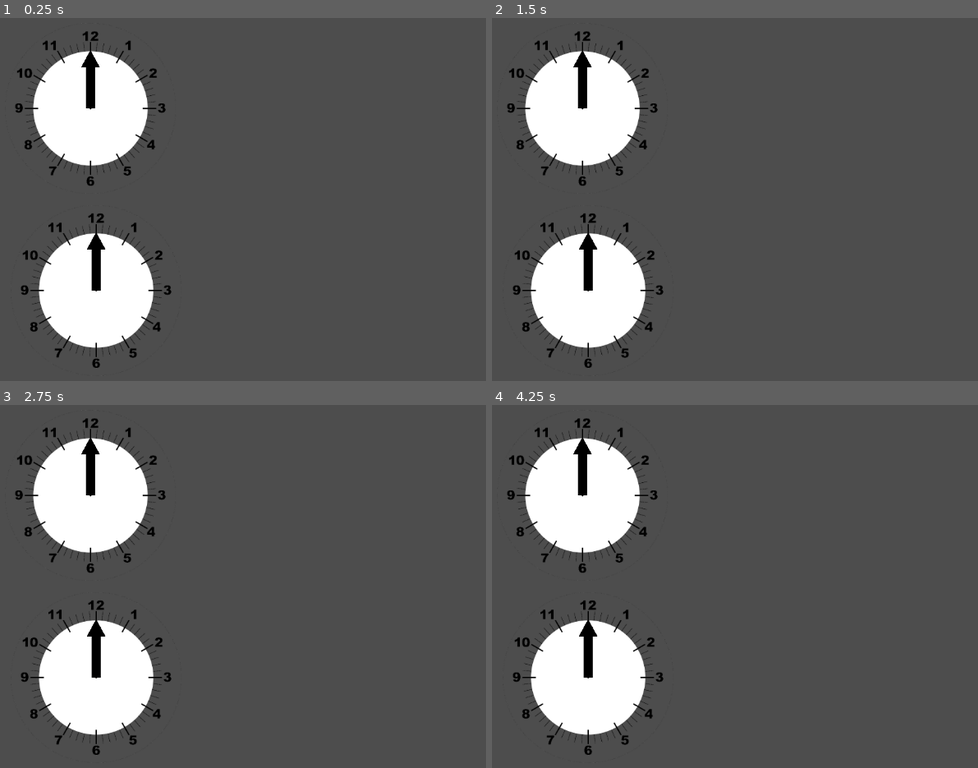
Above: before the commit, frames 1-4 (two rows, left to right).
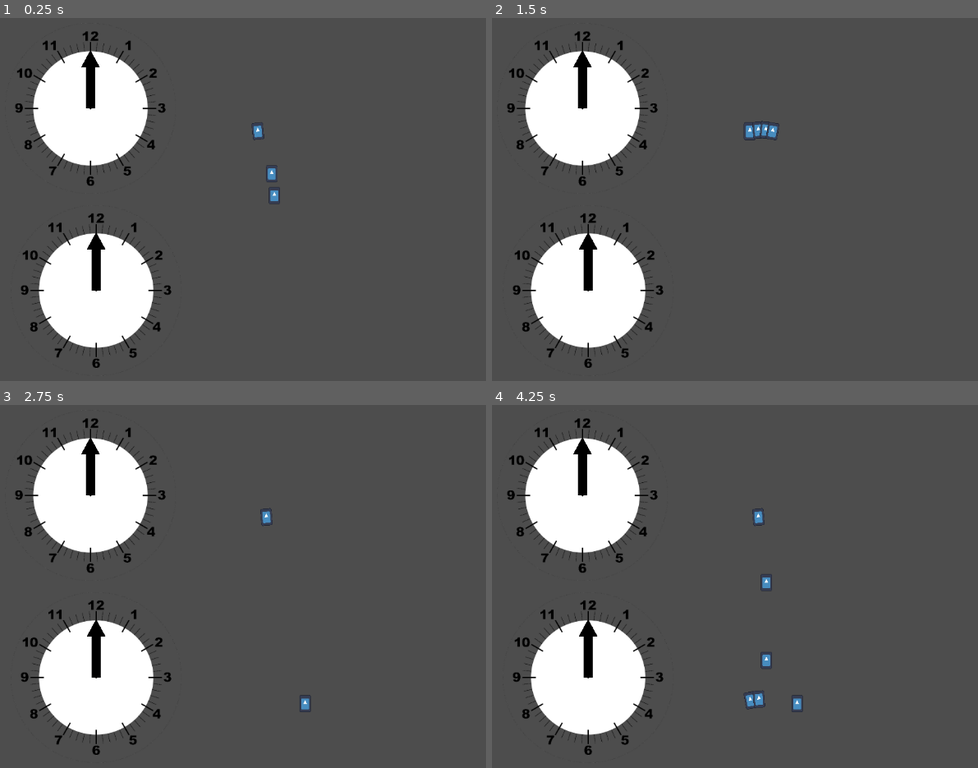
Above: after the commit, the same moments.

Repository: jaoc1811/card-game-jam
Game: Godot game, scene res://Scenes/sv.tscn
Same seed, same stepped clock (60 frames per second), same inputs: the game is played once before the commit and once after it. This scene is started directly instead of the project's main scene. The engine's default icon, where the game draws it, is replaced by a stand-in: a white triangle on a blue panel in a dark square.
Inputs (mouse positions are in pixels of both pictures, inside the frame that each line leads up to):
- Up to frame 1 (0.25 s): no input
- Up to frame 2 (1.5 s): click (749, 130) at 0.52 s; click (749, 130) at 1.27 s
- Up to frame 3 (2.75 s): click (267, 517) at 2.02 s
- Up to frame 4 (4.25 s): tap Enter at 2.75 s; move the mouse to (924, 564) at 2.77 s; tap F at 2.85, 3.6 s; tap Space at 3.5 s; move the mouse to (647, 601) at 3.52 s

The runs differ from the first frame. In frame 1, 0.2% of the frame differs, in the area x 51-58%, y 28-52%; in frame 2, 0.2%; in frame 3, 0.2%; in frame 4, 0.4%, in the area x 51-65%, y 28-85%.

Commit message:
feat: add win condition bool and PC vs PC gameplay until winning

Diff:
--- a/Scenes/sv.tscn
+++ b/Scenes/sv.tscn
@@ -6,12 +6,13 @@
 [ext_resource type="PackedScene" path="res://Scenes/clock.tscn" id="3_lj767"]
 [ext_resource type="PackedScene" uid="uid://b4fxyppywr8fx" path="res://Scenes/card.tscn" id="3_n72pe"]
 [ext_resource type="Script" path="res://scripts/hang_around.gd" id="4_xy5tj"]
+[ext_resource type="AudioStream" uid="uid://dm4bwtlk67qsb" path="res://sounds/deal_card.wav" id="5_c4jvr"]
 [ext_resource type="Script" path="res://scripts/reverse_flow.gd" id="5_u6lx6"]
 [ext_resource type="Script" path="res://scripts/robin_hood.gd" id="6_e21ax"]
 
 [node name="SV" type="Node2D"]
 
-[node name="GameManager" type="Node" parent="." node_paths=PackedStringArray("players", "deck_node")]
+[node name="GameManager" type="Node" parent="." node_paths=PackedStringArray("players", "deck_node", "start_turn_position", "end_turn_position")]
 unique_name_in_owner = true
 script = ExtResource("1_ktli5")
 players = [NodePath("../Player"), NodePath("../Player2")]
@@ -23,6 +24,13 @@
 "time_investment": 3
 }
 deck_node = NodePath("../Deck")
+start_turn_position = NodePath("../StartTurnPosition")
+end_turn_position = NodePath("../EndTurnPosition")
+
+[node name="DealCardSFX" type="AudioStreamPlayer2D" parent="GameManager"]
+position = Vector2(545, 209)
+stream = ExtResource("5_c4jvr")
+volume_db = -31.689
 
 [node name="Player" type="Node2D" parent="."]
 position = Vector2(545, 169)
@@ -31,13 +39,11 @@
 [node name="Clock" parent="Player" instance=ExtResource("3_lj767")]
 position = Vector2(-314, 0)
 
-[node name="Hand" type="Node2D" parent="Player" node_paths=PackedStringArray("start_turn_position", "end_turn_position")]
+[node name="Hand" type="Node2D" parent="Player"]
 position = Vector2(0, 40)
 script = ExtResource("3_b33qs")
 cards_positions = Array[Vector2]([Vector2(-20, 0), Vector2(-5, -2), Vector2(8, -2), Vector2(20, 0)])
 cards_rotations = Array[int]([-10, -5, 5, 10])
-start_turn_position = NodePath("../../StartTurnPosition")
-end_turn_position = NodePath("../../EndTurnPosition")
 
 [node name="Player2" type="Node2D" parent="."]
 position = Vector2(546, 489)
@@ -47,13 +53,11 @@
 [node name="Clock" parent="Player2" instance=ExtResource("3_lj767")]
 position = Vector2(-305, 0)
 
-[node name="Hand" type="Node2D" parent="Player2" node_paths=PackedStringArray("start_turn_position", "end_turn_position")]
+[node name="Hand" type="Node2D" parent="Player2"]
 position = Vector2(0, 40)
 script = ExtResource("3_b33qs")
 cards_positions = Array[Vector2]([Vector2(-20, 0), Vector2(-5, -2), Vector2(8, -2), Vector2(20, 0)])
 cards_rotations = Array[int]([-10, -5, 5, 10])
-start_turn_position = NodePath("../../StartTurnPosition")
-end_turn_position = NodePath("../../EndTurnPosition")
 
 [node name="Hang Around Card" parent="." instance=ExtResource("3_n72pe")]
 visible = false
@@ -71,7 +75,7 @@
 position = Vector2(554, 322)
 
 [node name="StartTurnPosition" type="Node2D" parent="."]
-position = Vector2(1252, 325)
+position = Vector2(1093, 325)
 
 [node name="EndTurnPosition" type="Node2D" parent="."]
-position = Vector2(-123, 326)
+position = Vector2(63, 326)
--- a/scripts/game_manager.gd
+++ b/scripts/game_manager.gd
@@ -1,9 +1,12 @@
 extends Node
 
-# Player
+# Players
 @export var players: Array[Node]
 var player_detail = []  # Array of dicts with ref to player and card played this round
+
+# Win conditions
 @export var target_points = 720
+var win = false
 
 # Deck
 @export var deck_type = {}  # Dict with ref to card type and amount of cards per type
@@ -99,11 +102,9 @@
 
 
 func start_turn(player: int):
-	# Runs each turn except for the first round
+	# Runs each turn
 	var hand: Node2D = players[player].get_node("Hand")
 	await hand.start_turn()
-	# TODO: delete
-	#await get_tree().create_timer(1.5).timeout
 	await deal_cards(player)
 
 
@@ -135,7 +136,9 @@
 			winners.append(player_position)
 	if len(winners) > 0:
 		print("Winners: ", winners)
+		# TODO: show winners
 		# TODO: end game
+		win = true
 
 
 func end_round():
@@ -172,29 +175,23 @@
 		reverse_flow = 1
 
 # TEST
-#var run_once = true
-#func _process(delta: float) -> void:
-#if run_once:
-#run_once = false
-#var rounds = 2
-#print("Initial deck: ", deck)
-## Deal cards
-#await deal_cards(0)
-#await deal_cards(1)
-#print("Deck after first deal: ", deck)
-#await get_tree().create_timer(1).timeout
-#var hand
-#var next_card
-#for round in rounds:
-#for player_position in len(players):
-#await start_turn(player_position)
-#await get_tree().create_timer(1.5).timeout
-#await end_turn(player_position, 0)
-#await get_tree().create_timer(1.5).timeout
-#print("Played cards this round: ", played_cards)
-#await end_round()
-#print("Discarded cards this round: ", discard_pile)
-#print("Deck before end round: ", deck)
-#print("END ROUND ", round)
-#await get_tree().create_timer(2).timeout
-#print()
+var run_once = true
+func _process(delta: float) -> void:
+	if run_once:
+		run_once = false
+		print("Initial deck: ", deck)
+		var round = 0
+		while win == false:
+			for player_position in len(players):
+				await start_turn(player_position)
+				await get_tree().create_timer(1.5).timeout
+				await end_turn(player_position, 0)
+				await get_tree().create_timer(1.5).timeout
+				print("Played cards this round: ", played_cards)
+			await end_round()
+			print("Discarded cards this round: ", discard_pile)
+			print("Deck before end round: ", deck)
+			print("END ROUND ", round)
+			round += 1
+			await get_tree().create_timer(2).timeout
+		print()
Not shown: 1 places in Scenes/sv.tscn that only renumber resources
